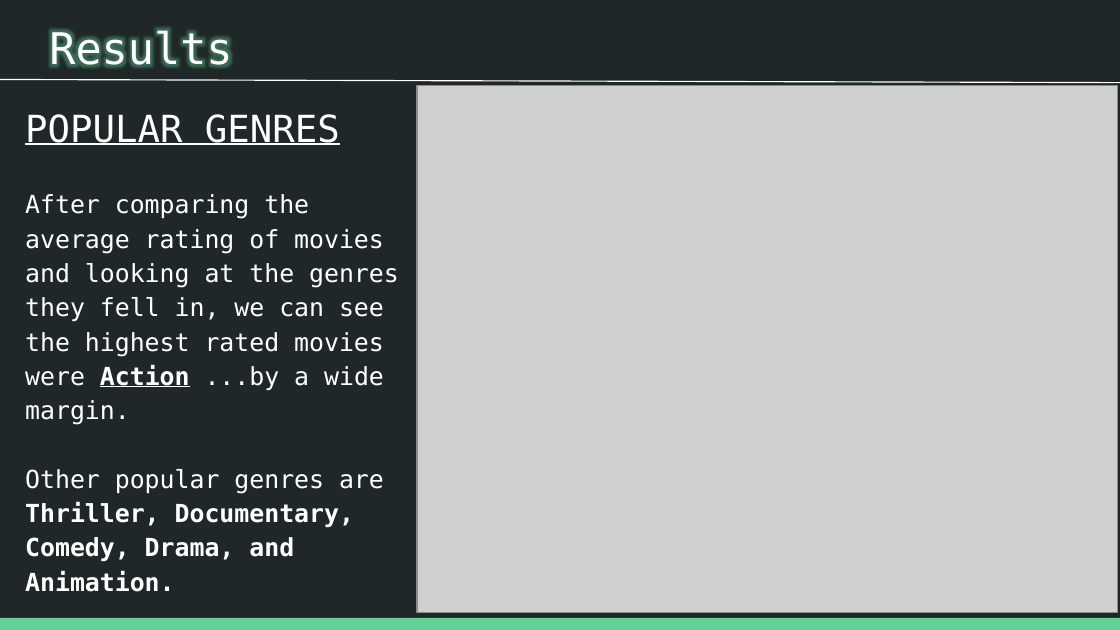
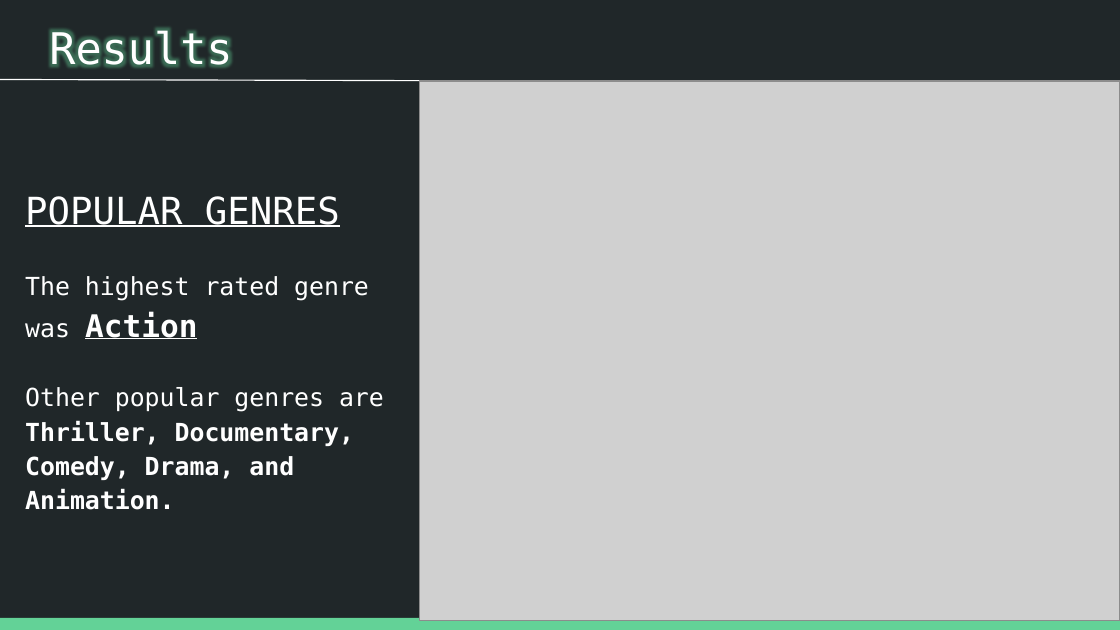
Before and after one commit to patrick-anastasio/Flatiron_DSC-Phase1_Project, a slide deck: slide 7 of Slide Deck.pptx. Drawn at 1120x630 pixels with LibreOffice and Linux fonts; fonts in the diff are those of the drawing; grey boxes stand for pictures. Boxes give left, top, right and bottom in pixels: in the first picture for what was removed or moved away, otherwise in the second. Text is boxed around its words. In the diff, an @@ line names an element or a change of style, - is before the commit and + after.

```diff
--- a/Slide Deck.pptx
+++ b/Slide Deck.pptx
@@ picture: place and size @@
-picture at <box>417,86,1117,613</box>
+picture at <box>420,81,1120,620</box>
@@ text at <box>25,276,369,339</box>: text changed @@
-After comparing the average rating of movies and looking at the genres they fell in, we can see the highest rated movies were Action ...by a wide margin.
+The highest rated genre was Action
```
Also in this commit, not shown: 12 other slides changed, 2 slides added, 17 other files.
